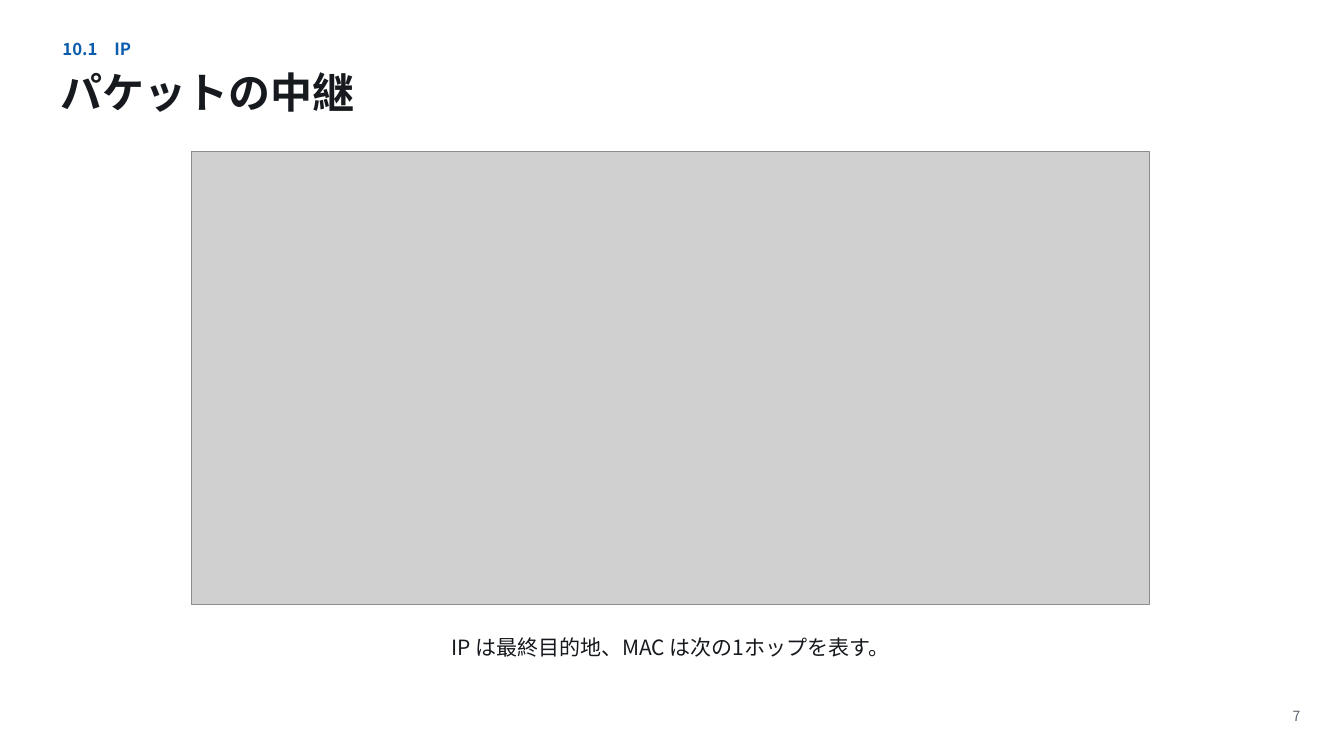
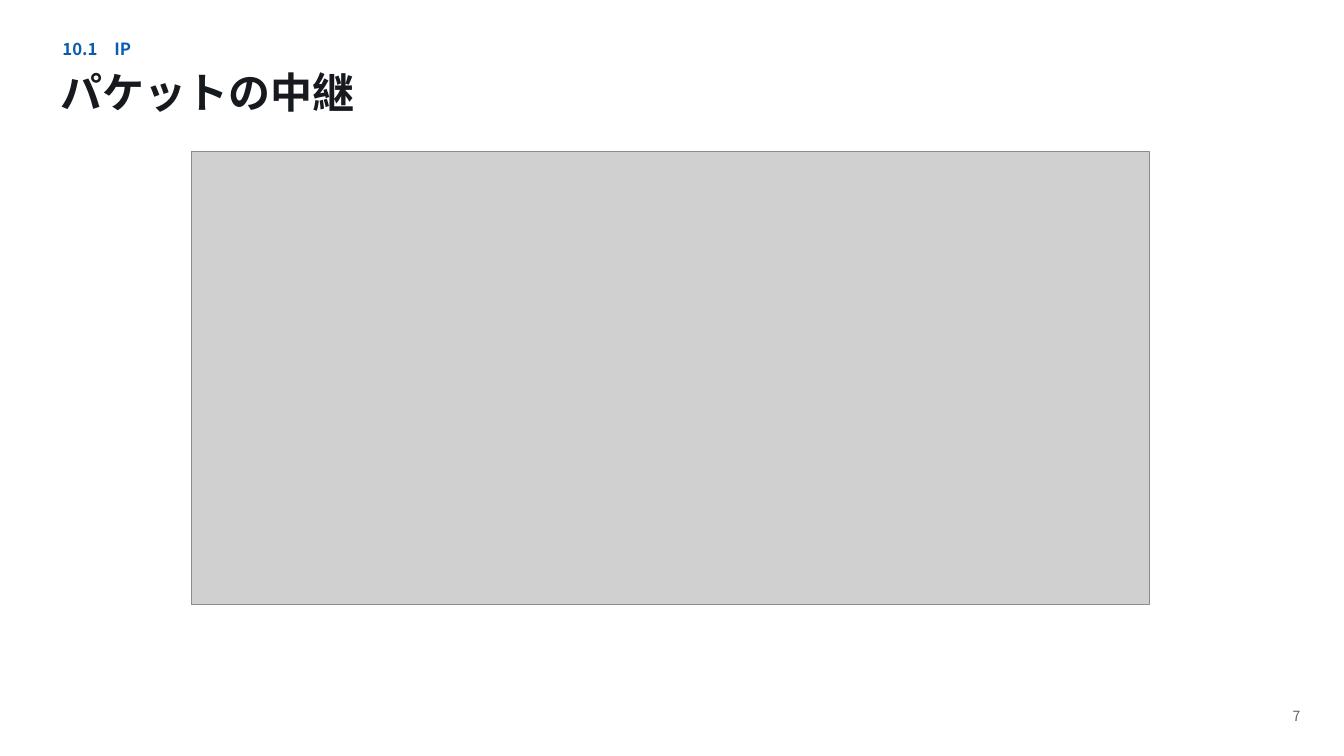
Before and after one commit to koide55/CompOutline, a slide deck: slide 7 of slides/第10回_インターネットとWeb.pptx. Drawn at 1344x756 pixels with LibreOffice and Linux fonts; fonts in the diff are those of the drawing; grey boxes stand for pictures. Boxes give left, top, right and bottom in pixels: in the first picture for what was removed or moved away, otherwise in the second. Text is boxed around its words. In the diff, an @@ line names an element or a change of style, - is before the commit and + after.

```diff
--- a/slides/第10回_インターネットとWeb.pptx
+++ b/slides/第10回_インターネットとWeb.pptx
@@ text removed at bbox=[451, 637, 890, 657] @@
-IP は最終目的地、MAC は次の1ホップを表す。
```
Also in this commit, not shown: 4 other slides changed, 23 other files.
